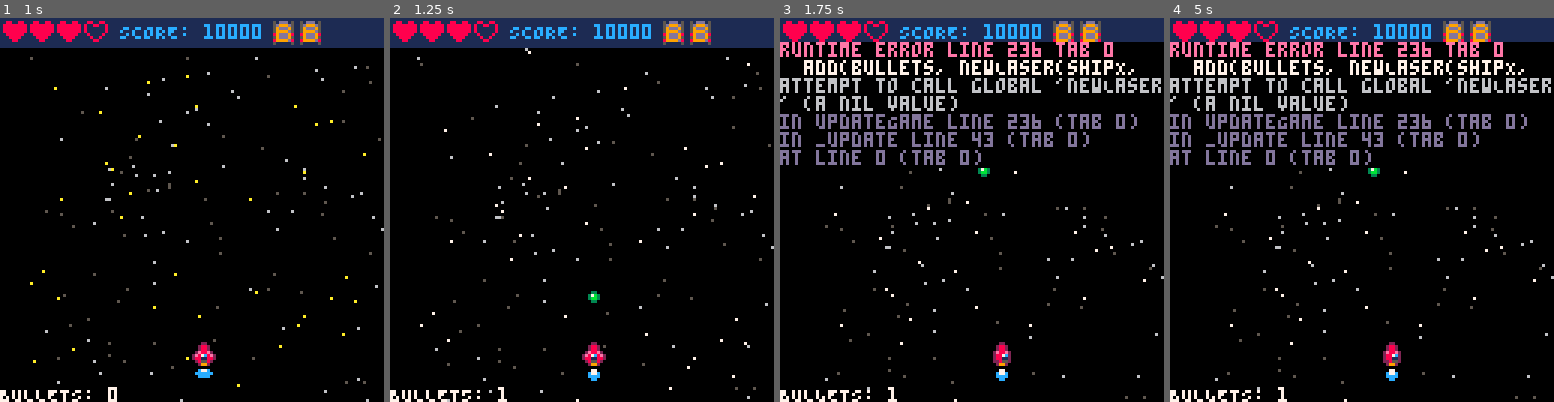
Above: before the commit, frames 1-4 (left to right).
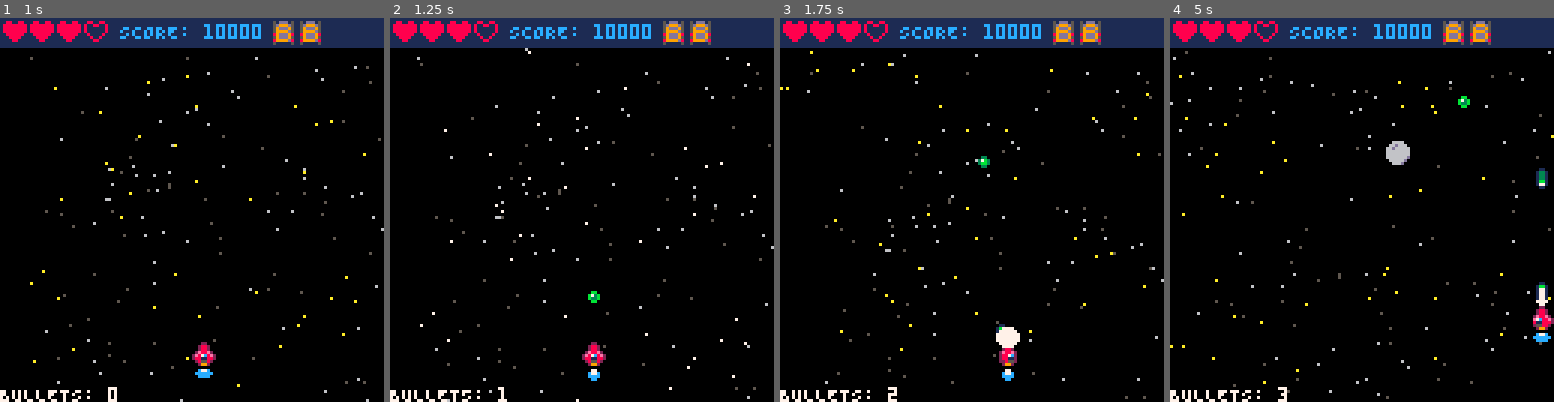
Above: after the commit, the same moments.

Repository: ProfSFrink/pico-8_shump_tutorial
Game: PICO-8 cartridge shump.p8
The game is run twice, just before and just after one commit, with the same random seed, the same clock (stepped at 60 frames per second) and the same inputs.
Inputs:
- Up to frame 1 (1 s): tap X (X key) at 0.33 s; tap O (Z key) at 0.7 s
- Up to frame 2 (1.25 s): tap X (X key) at 1.07 s
- Up to frame 3 (1.75 s): hold Right from 1.6 s (still down); tap O (Z key) at 1.7 s
- Up to frame 4 (5 s): tap X (X key) at 1.85, 2.97, 4.08 s; release Right at 2.1 s; tap O (Z key) every 0.4 s from 2.1 to 4.9 s; hold Up 2.15-2.42 s; hold Right 2.47-3.03 s; hold Left 3.08-3.58 s; hold Down 3.63-3.97 s; hold Right 4.02-4.68 s; hold Up from 4.73 s (still down)

Frame 1 is identical in both runs. In frame 2, less than 0.1% of the frame differs, in the area x 51-55%, y 71-75%; in frame 3, 11%; in frame 4, 12%, in the area x 0-100%, y 6-100%.
Error before the commit: runtime error line 236 tab 0; add(bullets, newLaser(shipX,; attempt to call global 'newLaser' (a nil value)

Commit message:
- (refactor) separate bullet and laser behaviours.

Diff:
--- a/components/bullets.lua
+++ b/components/bullets.lua
@@ -1,27 +1,35 @@
 -- Factory function for creating bullets
 	-- @param x: The x position of the bullet.
 	-- @param y: The y position of the bullet.
-	-- @param sprStart: The starting frame of the bullet's animation.
-	-- @param sprEnd: The ending frame of the bullet's animation.
-	-- @param speed: The speed of the bullet.
+	-- @param strtFram: The starting frame of the bullet's animation.
+	-- @param endFram: The ending frame of the bullet's animation.
+	-- @param spd: The speed of the bullet.
 	-- @return: A new bullet object.
-function newBullet(x, y, sprStart, sprEnd, speed)
+function newBullet(x, y, strtFram, endFram, spd)
 	return {
 		x=x,
 		y=y,
-		speed=speed,
-		currentFrame=sprStart,
-		spriteStart=sprStart,
-		spriteEnd=sprEnd,
+		spd=spd,
+		curFram=strtFram,
+		strtFram=strtFram,
+		endFram=endFram,
+		framDelay=0,
 
 		-- Update the bullet's position.
 		update=function(self)
-            self.y=self.y-self.speed
+            self.y=self.y-self.spd
 
 			-- Animate the bullet.
-            self.currentFrame=self.currentFrame+1
-            if self.currentFrame >= self.spriteEnd then
-                self.currentFrame=self.spriteStart
+            self.framDelay+=1
+            if self.framDelay>=5 then
+				self.framDelay=0
+                self.curFram+=1
+
+                if self.curFram == self.endFram then
+                    self.curFram=self.endFram
+				else
+					self.curFram=self.strtFram
+				end
             end
 
 			-- Remove the bullet if it
@@ -33,7 +41,53 @@
 
 		-- Draw the bullet to the screen.
 		draw=function(self)
-			spr(self.currentFrame, self.x, self.y)
+			spr(self.curFram, self.x, self.y)
 		end
 	}
 end
+
+-- Factory function for creating lasers
+	-- @param x: The x position of the laser.
+	-- @param y: The y position of the laser.
+	-- @param strtFram: The starting frame of the laser's animation.
+	-- @param endFram: The ending frame of the laser's animation.
+	-- @param spd: The speed of the laser.
+	-- @return: A new laser object.
+function newLaser(x, y, strtFram, endFram, spd)
+	return {
+		x=x,
+		y=y,
+		spd=spd,
+		curFram=strtFram,
+		strtFram=strtFram,
+		endFram=endFram,
+		framDelay=0,
+
+		-- Update the laser's position.
+		update=function(self)
+            self.y=self.y-self.spd
+
+			-- Animate the laser.
+            self.framDelay+=1
+            if self.framDelay>=6 then
+				self.framDelay=0
+                self.curFram+=1
+
+                if self.curFram == self.endFram then
+                    self.curFram=self.endFram
+				end
+            end
+
+			-- Remove the laser if it
+			-- disappears behind the UI.
+			if self.y < uiHeight-bullHeight then
+				del(bullets, self)
+			end
+		end,
+
+		-- Draw the laser to the screen.
+		draw=function(self)
+			spr(self.curFram, self.x, self.y)
+		end
+	}
+end
